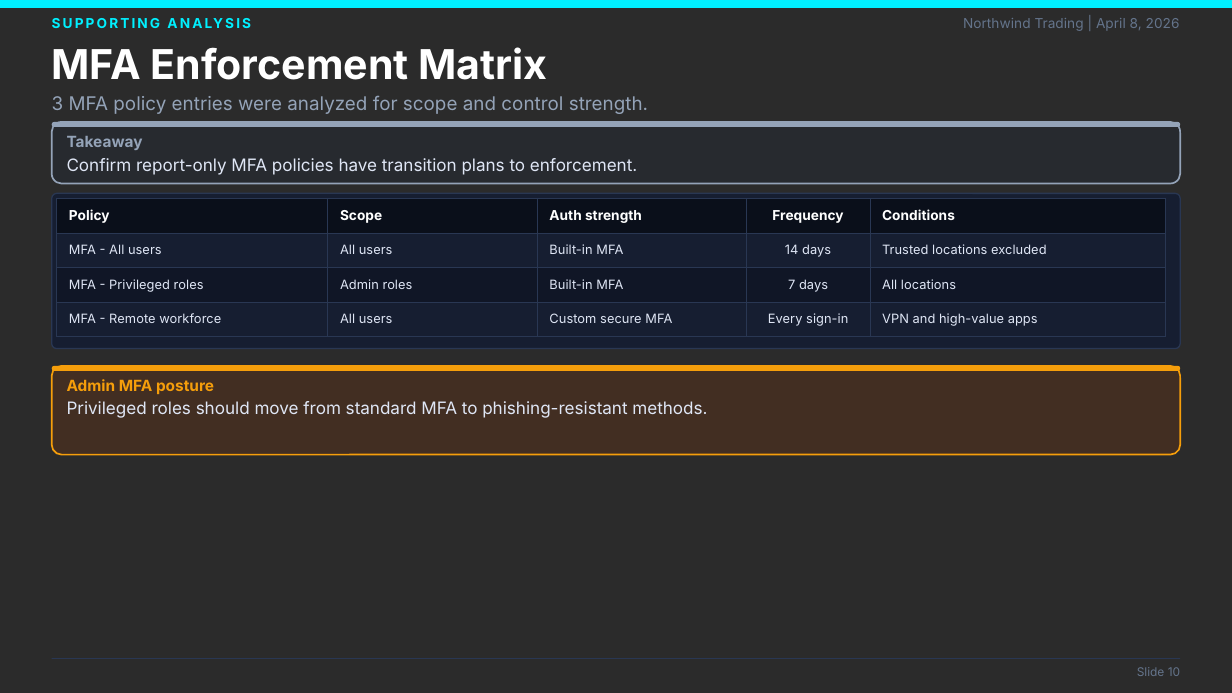
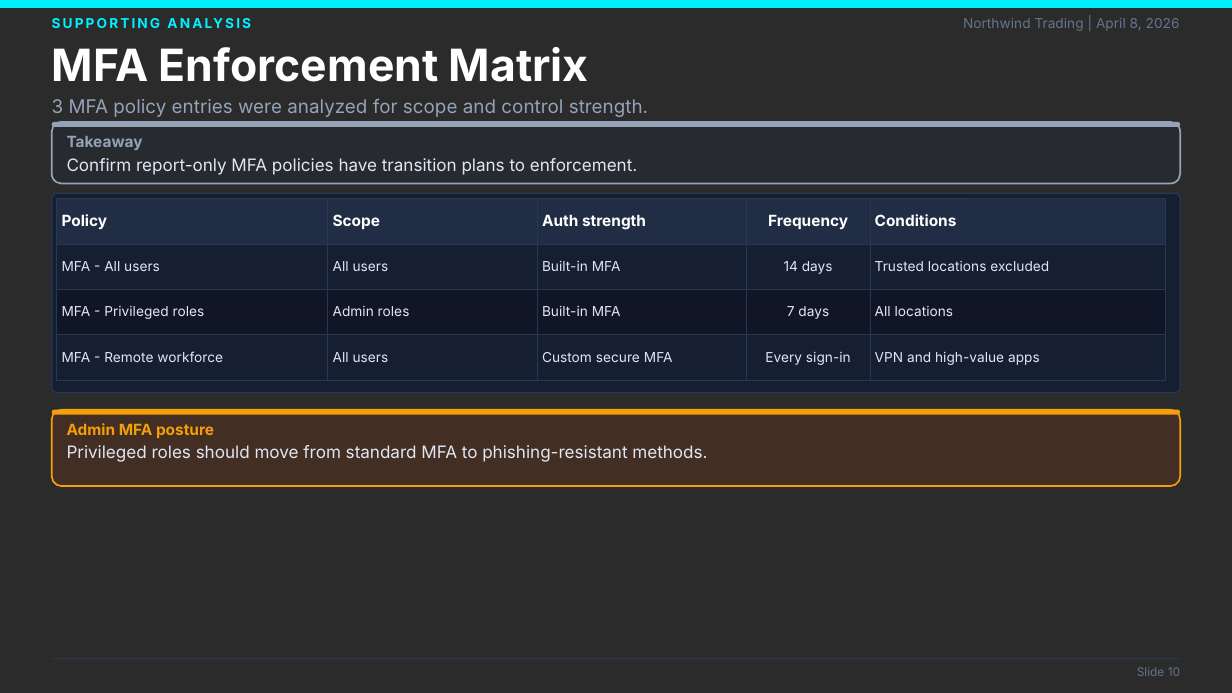
Before and after one commit to laroy-sh/ca-presentation, a slide deck: slide 10 of examples/sample/CA_Security_Posture_Report.sample.pptx. Drawn at 1232x693 pixels with LibreOffice and Linux fonts; fonts in the diff are those of the drawing; background and template pictures are left out; a plain dark background stands for a picture behind light text. Boxes give left, top, right and bottom in pixels: in the first picture for what was removed or moved away, otherwise in the second. Text is boxed around its words. In the diff, an @@ line names an element or a change of style, - is before the commit and + after.

Commit message:
style: redesign scorecard slide and polish presentation templates

```diff
--- a/examples/sample/CA_Security_Posture_Report.sample.pptx
+++ b/examples/sample/CA_Security_Posture_Report.sample.pptx
@@ text "MFA Enforcement Matrix" at [52,47,589,82]: size 24 to 26 pt @@
@@ rounded rectangle: place and size @@
-rounded rectangle at [52,193,1180,349]
+rounded rectangle at [52,193,1180,393]
@@ rounded rectangle at [52,193,1180,393]: proportions changed @@
@@ table at [57,198,1165,388] @@
@@ fill #0A0F1A to #212D45 in row 1 @@
@@ size 8 to 9 pt in "Policy", "Scope", "Auth strength", "Frequency" and 1 more places @@
@@ size 7.5 to 8 pt in "MFA - All users", "All users", "Built-in MFA", "14 days" and 11 more places @@
@@ rounded rectangle: place and size @@
-rounded rectangle at [52,366,1180,371]
+rounded rectangle at [52,410,1180,415]
@@ rounded rectangle at [52,410,1180,487]: proportions changed @@
@@ rounded rectangle: place and size @@
-rounded rectangle at [52,366,1180,455]
+rounded rectangle at [52,410,1180,487]
@@ text "Admin MFA posture": place and size @@
-text "Admin MFA posture" at [67,379,214,394]
+text "Admin MFA posture" at [67,423,214,438]
@@ text "Privileged roles should move from ...": place and size @@
-text "Privileged roles should move from ..." at [67,401,707,418]
+text "Privileged roles should move from ..." at [67,445,707,462]
```
Also in this commit, not shown: 26 other slides changed, 29 other files.
